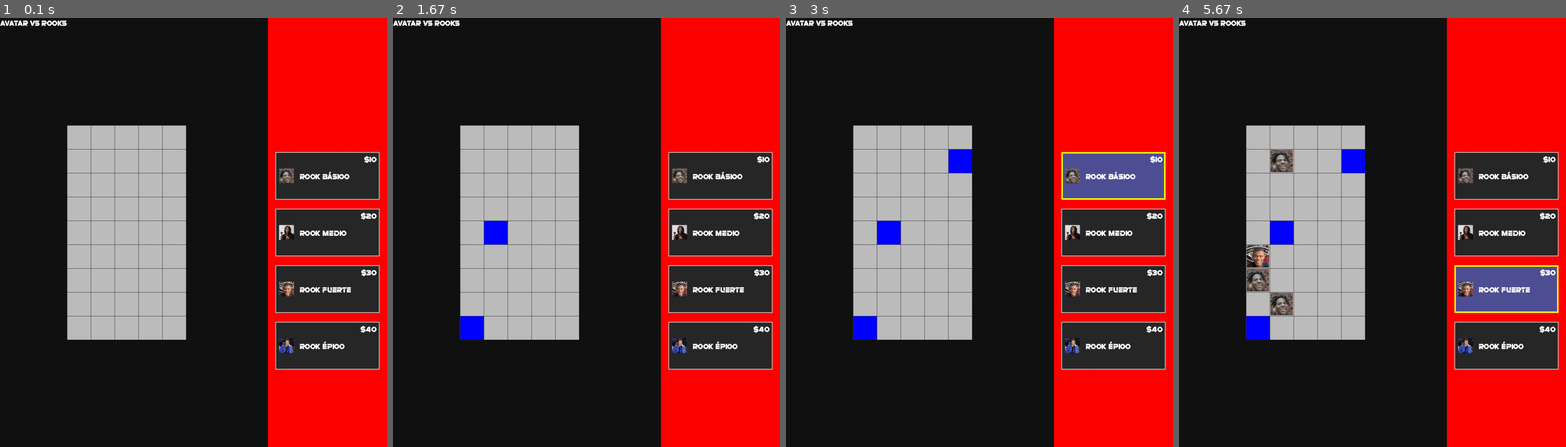
Above: before the commit, frames 1-4 (left to right).
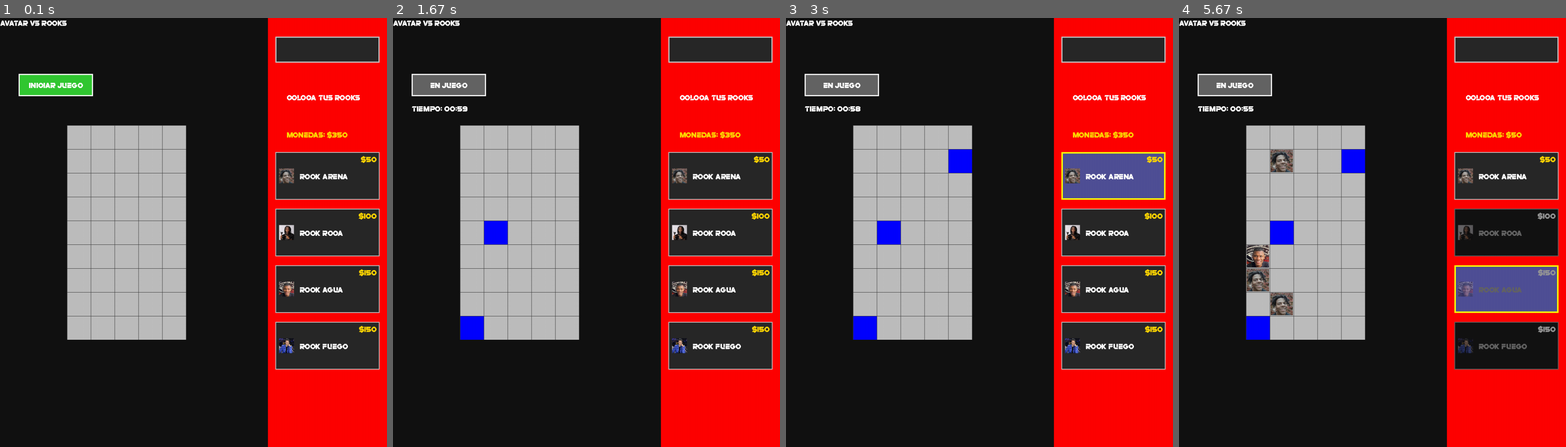
Above: after the commit, the same moments.

Repository: Otagoat14/AvatarVsRooksV2
Game: pygame game, started from Logica_juego.py
Two runs of this game, one before a commit and one after it. Both use one fixed random seed, a clock stepped at 60 frames per second and the inputs below.
Inputs (mouse positions are in pixels of both pictures, inside the frame that each line leads up to):
- Up to frame 1 (0.1 s): no input
- Up to frame 2 (1.67 s): click (447, 86) at 0.38 s, where only the run after the commit has a clickable "INICIAR JUEGO"; click (493, 236) at 0.72 s; click (466, 331) at 1.05 s; right-click (493, 146) at 1.38 s
- Up to frame 3 (3 s): click (967, 159) at 2.22 s; click (1080, 301) at 2.55 s; click (1080, 193) at 2.88 s
- Up to frame 4 (5.67 s): click (1244, 275) at 3.22 s; click (1453, 155) at 3.55 s; click (1279, 309) at 4.38 s; click (1287, 155) at 4.72 s; click (1476, 279) at 5.05 s; click (1252, 258) at 5.38 s

The runs differ from the first frame. In frame 1, 3.4% of the frame differs, in the area x 4-99%, y 4-78%; in frame 2, 3.6%; in frame 3, 3.6%; in frame 4, 4.5%, in the area x 4-99%, y 4-82%.

Commit message:
Se annadio el control de pagos y el contador

Diff:
--- a/Logica_juego.py
+++ b/Logica_juego.py
@@ -1,4 +1,5 @@
 import pygame
+import time
 from sys import exit
 
 #------CONSTANTES--------
@@ -28,6 +29,10 @@
 #Matriz con None para que podamos personalizarla
 matriz = [[VACIO for c in range(COLUMNAS)] for f in range(FILAS)]
 print(matriz)
+
+# ========== NUEVO: SISTEMA DE MONEDAS ==========
+# Esta variable guarda las monedas actuales del jugador
+monedas_jugador = 350  # El jugador empieza con 350 monedas
 
 #------------------------------
 
@@ -49,6 +54,13 @@
 
 titulo_juego = fuente_texto.render("Avatar vs rooks", False, "White")
 item_seleccionado = None
+
+nivel_dificultad = "Facil"
+juego_iniciado = False
+tiempo_restante = 0
+tiempo_inicio = 0
+
+
 
 # Aquí cargamos las imágenes y las escalamos al tamaño de la celda
 def cargar_imagen_rook(ruta, tamaño):
@@ -65,31 +77,31 @@
 #Esto se cambiaria con la logica de los avatars
 rooks_info = [
     {
-        "precio": 10,
+        "precio": 50,
         "color": (100, 200, 255),
         "tipo": ROOK_TIPO_1,
-        "nombre": "Rook Básico",
+        "nombre": "Rook Arena",
         "ruta_imagen": "Imagenes/rook1.jpg"
     },
     {
-        "precio": 20,
+        "precio": 100,
         "color": (100, 255, 100),
         "tipo": ROOK_TIPO_2,
-        "nombre": "Rook Medio",
+        "nombre": "Rook Roca",
         "ruta_imagen": "Imagenes/rook2.jpg"
     },
     {
-        "precio": 30,
+        "precio": 150,
         "color": (255, 100, 100),
         "tipo": ROOK_TIPO_3,
-        "nombre": "Rook Fuerte",
+        "nombre": "Rook Agua",
         "ruta_imagen": "Imagenes/rook3.jpg"
     },
     {
-        "precio": 40,
+        "precio": 150,
         "color": (255, 255, 100),
         "tipo": ROOK_TIPO_4,
-        "nombre": "Rook Épico",
+        "nombre": "Rook Fuego",
         "ruta_imagen": "Imagenes/rook4.jpg"
     }
 ]
@@ -147,6 +159,119 @@
         pygame.draw.line(campo_matriz, LINEA, (0, posicion_y), (ANCHO, posicion_y), 1)
 
 
+
+def gastar_monedas(cantidad):
+    global monedas_jugador
+
+    if monedas_jugador >= cantidad:
+        monedas_jugador -= cantidad
+        return True
+    else:
+        return False
+
+
+#Esto es para que cuando matemos enemigos y suelten monedas se agreguen a la cuenta
+def agregar_monedas(cantidad):
+    global monedas_jugador
+    monedas_jugador += cantidad
+
+def obtener_tiempo_nivel(nivel):
+    """
+    Retorna el tiempo en segundos según el nivel de dificultad.
+    Facil: 60 segundos (1 minuto)
+    Medio: 75 segundos (25% más que fácil)
+    Dificil: 93 segundos (25% más que medio, redondeado)
+    """
+    if nivel == "Facil":
+        return 60
+    elif nivel == "Medio":
+        return int(60 * 1.25)  # 75 segundos
+    elif nivel == "Dificil":
+        return int(60 * 1.25 * 1.25)  # 93 segundos
+    else:
+        return 60  # Por defecto
+
+# Función para iniciar el juego
+def iniciar_juego(nivel_dificultad):
+    """Inicia el contador del juego según la dificultad"""
+    global juego_iniciado, tiempo_restante, tiempo_inicio
+
+    juego_iniciado = True
+    tiempo_restante = obtener_tiempo_nivel(nivel_dificultad)
+    tiempo_inicio = time.time()
+    print(f"Juego iniciado en nivel {nivel_dificultad}: {tiempo_restante} segundos")
+
+# Función para actualizar el contador
+def actualizar_contador():
+    """Actualiza el tiempo restante del contador"""
+    global tiempo_restante, juego_iniciado
+
+    if juego_iniciado and tiempo_restante > 0:
+        tiempo_actual = time.time()
+        tiempo_transcurrido = int(tiempo_actual - tiempo_inicio)
+        tiempo_calculado = obtener_tiempo_nivel(nivel_dificultad) - tiempo_transcurrido
+
+        if tiempo_calculado != tiempo_restante:
+            tiempo_restante = max(0, tiempo_calculado)
+
+        # Si el tiempo llegó a 0, el juego termina
+        if tiempo_restante == 0:
+            print("¡Tiempo terminado!")
+            # Aquí puedes agregar lógica de fin de juego
+
+    return tiempo_restante
+
+# Función para dibujar el contador en pantalla
+def dibujar_contador(pantalla, fuente, x, y):
+    """Dibuja el contador en formato MM:SS"""
+    mins, secs = divmod(tiempo_restante, 60)
+    texto_tiempo = f"Tiempo: {mins:02d}:{secs:02d}"
+
+    # Color según tiempo restante
+    if tiempo_restante > 30:
+        color = (255, 255, 255)  # Blanco
+    elif tiempo_restante > 10:
+        color = (255, 200, 0)    # Amarillo
+    else:
+        color = (255, 50, 50)    # Rojo
+
+    superficie_tiempo = fuente.render(texto_tiempo, False, color)
+    pantalla.blit(superficie_tiempo, (x, y))
+
+# Función para dibujar el botón de iniciar
+def dibujar_boton_iniciar(pantalla, fuente, x, y, ancho, alto):
+    """Dibuja el botón de iniciar"""
+    boton_rect = pygame.Rect(x, y, ancho, alto)
+
+    # Color del botón
+    if not juego_iniciado:
+        color_boton = (50, 200, 50)  # Verde
+        texto = "INICIAR JUEGO"
+    else:
+        color_boton = (100, 100, 100)  # Gris (deshabilitado)
+        texto = "EN JUEGO"
+
+    # Dibujar el botón
+    pygame.draw.rect(pantalla, color_boton, boton_rect)
+    pygame.draw.rect(pantalla, (255, 255, 255), boton_rect, 3)
+
+    # Dibujar el texto centrado
+    superficie_texto = fuente.render(texto, False, (255, 255, 255))
+    texto_x = x + (ancho - superficie_texto.get_width()) // 2
+    texto_y = y + (alto - superficie_texto.get_height()) // 2
+    pantalla.blit(superficie_texto, (texto_x, texto_y))
+
+    return boton_rect
+
+# Función para verificar si se hizo clic en el botón
+def verificar_click_boton(boton_rect, mouse_x, mouse_y):
+    """Verifica si se hizo clic dentro del botón"""
+    return boton_rect.collidepoint(mouse_x, mouse_y)
+
+
+
+
+
 def dibujar_tienda():
     campo_tienda.fill("Red")
 
@@ -156,38 +281,71 @@
     alto_cuadro_item = 128
     espaciado = 24
 
+    fondo_monedas = pygame.Rect(20, 50, ANCHO - 40, 70)
+    pygame.draw.rect(campo_tienda, (40, 40, 40), fondo_monedas)
+    pygame.draw.rect(campo_tienda, (200, 200, 200), fondo_monedas, 3)
+
+    # Texto de monedas
+    texto_monedas = fuente_texto.render(f"Monedas: ${monedas_jugador}", False, (255, 215, 0))
+    campo_tienda.blit(texto_monedas, (50, 300))
+
+    # Leyenda
+    texto_leyenda = fuente_texto.render("Coloca tus rooks", False, "White")
+    campo_tienda.blit(texto_leyenda, (50, 200))
+
+    #Dibujar las 4 rooks de la tieda
     for i in range(4):
         y = inicio_y + i * (alto_cuadro_item + espaciado)
         rect = pygame.Rect(espacio_x, y, ancho_cuadro_item, alto_cuadro_item)
+
+        #ver si puede comprar
+        puede_comprar = monedas_jugador >= rooks_info[i]["precio"]
 
         if item_seleccionado == i:
             pygame.draw.rect(campo_tienda, (80, 80, 150), rect)
             pygame.draw.rect(campo_tienda, (255, 255, 0), rect, 4)
         else:
-            pygame.draw.rect(campo_tienda, (40, 40, 40), rect)
-            pygame.draw.rect(campo_tienda, (200, 200, 200), rect, 2)
+            # Si no puede comprar dibujar con color más oscuro, es solo estetico
+            if not puede_comprar:
+                pygame.draw.rect(campo_tienda, (20, 20, 20), rect)
+                pygame.draw.rect(campo_tienda, (100, 100, 100), rect, 2)
+            else:
+                pygame.draw.rect(campo_tienda, (40, 40, 40), rect)
+                pygame.draw.rect(campo_tienda, (200, 200, 200), rect, 2)
 
         tamaño_preview = 40
         preview_x = espacio_x + 10
         preview_y = y + (alto_cuadro_item // 2) - (tamaño_preview // 2)
 
-        # Si hay imagen preview, dibujarla
+        # Si hay imagen se dibuja si no se hace unos rectangulos de colores
         if rooks_info[i]["imagen_preview"] is not None:
-            campo_tienda.blit(rooks_info[i]["imagen_preview"], (preview_x, preview_y))
+
+            #Dibujar todo mas oscuro en caso de que no se pueda comprar
+            if not puede_comprar:
+                # Crear una copia de la imagen transparente
+                imagen_oscura = rooks_info[i]["imagen_preview"].copy()
+                imagen_oscura.set_alpha(100)
+                campo_tienda.blit(imagen_oscura, (preview_x, preview_y))
+            else:
+                campo_tienda.blit(rooks_info[i]["imagen_preview"], (preview_x, preview_y))
         else:
             # Si no hay imagen, dibujar el cuadrito de color como antes
-            pygame.draw.rect(campo_tienda, rooks_info[i]["color"],
+            color_item = rooks_info[i]["color"] if puede_comprar else (50, 50, 50)
+            pygame.draw.rect(campo_tienda, color_item,
                             (preview_x, preview_y, tamaño_preview, tamaño_preview))
             pygame.draw.rect(campo_tienda, (200, 200, 200),
                             (preview_x, preview_y, tamaño_preview, tamaño_preview), 2)
 
-
-        texto_precio = fuente_texto.render(f"${rooks_info[i]['precio']}", False, "White")
+        # Precio (cambiar color si no puede comprar)
+        color_precio = (255, 215, 0) if puede_comprar else (150, 150, 150)
+        texto_precio = fuente_texto.render(f"${rooks_info[i]['precio']}", False, color_precio)
         px = rect.right - texto_precio.get_width() - 8
         py = rect.top + 6
         campo_tienda.blit(texto_precio, (px, py))
 
-        texto_nombre = fuente_texto.render(rooks_info[i]['nombre'], False, "White")
+        # Nombre del rook
+        color_nombre = "White" if puede_comprar else (100, 100, 100)
+        texto_nombre = fuente_texto.render(rooks_info[i]['nombre'], False, color_nombre)
         nombre_x = preview_x + tamaño_preview + 15
         nombre_y = y + (alto_cuadro_item // 2) - (texto_nombre.get_height() // 2)
         campo_tienda.blit(texto_nombre, (nombre_x, nombre_y))
@@ -203,7 +361,7 @@
     local_x = mouse_x - posicion_tienda_x
     local_y = mouse_y - posicion_tienda_y
 
-    # Si el click no está dentro de campo_tienda, retornamos None
+    # Si el click no está dentro de campo_tienda
     if local_x < 0 or local_x > ANCHO or local_y < 0 or local_y > ALTO * 2:
         return None
 
@@ -227,6 +385,13 @@
 
 def juego():
     global item_seleccionado
+    global nivel_dificultad
+
+
+    boton_x = 50
+    boton_y = 150
+    boton_ancho = 200
+    boton_alto = 60
 
     while True:
         for event in pygame.event.get():
@@ -237,14 +402,25 @@
             elif event.type == pygame.MOUSEBUTTONDOWN:
                 mouse_x, mouse_y = pygame.mouse.get_pos()
 
-                #Click en la tienda
+                # Verificar clic en botón iniciar
+                if event.button == 1:
+                    boton_rect = pygame.Rect(boton_x, boton_y, boton_ancho, boton_alto)
+                    if verificar_click_boton(boton_rect, mouse_x, mouse_y) and not juego_iniciado:
+                        iniciar_juego(nivel_dificultad)
+
+                # ========== CLICK EN LA TIENDA ==========
                 item_clickeado = obtener_item_clickeado(mouse_x, mouse_y)
                 if item_clickeado is not None:
-
-                    item_seleccionado = item_clickeado
-                    print(f"Item seleccionado: {rooks_info[item_clickeado]['nombre']}")
-
-                #click en la matriz
+                    # ========== NUEVO: VERIFICAR SI PUEDE COMPRAR ==========
+                    precio = rooks_info[item_clickeado]["precio"]
+                    if monedas_jugador >= precio:
+                        item_seleccionado = item_clickeado
+                        print(f"Item seleccionado: {rooks_info[item_clickeado]['nombre']}")
+                    else:
+                        print(f"¡No tienes suficientes monedas para seleccionar {rooks_info[item_clickeado]['nombre']}!")
+                        print(f"Necesitas ${precio}, tienes ${monedas_jugador}")
+
+                # ========== CLICK EN LA MATRIZ ==========
                 local_x_campo_matriz = mouse_x - 180
                 local_y_campo_matriz = mouse_y - ALTO_MAPA_CENTRADO
 
@@ -253,17 +429,39 @@
                     fila = local_y_campo_matriz // TAMAÑO_CELDA
                     columna = local_x_campo_matriz // TAMAÑO_CELDA
 
-
+                    # Click izquierdo: colocar rook
                     if event.button == 1:
-                    #Colocar rook
                         if item_seleccionado is not None:
-                            matriz[fila][columna] = rooks_info[item_seleccionado]["tipo"]
+                            # ========== NUEVO: GASTAR MONEDAS AL COLOCAR ==========
+                            precio = rooks_info[item_seleccionado]["precio"]
+
+                            # Intentar gastar las monedas
+                            if gastar_monedas(precio):
+                                # Si se pudo gastar, colocar el rook
+                                matriz[fila][columna] = rooks_info[item_seleccionado]["tipo"]
+                                print(f"Rook colocado en fila {fila}, columna {columna}")
+                            else:
+                                print("¡No se pudo colocar el rook! No tienes suficientes monedas")
                         else:
+                            # Si no hay nada seleccionado, ponemos OCUPADA sin costo
                             matriz[fila][columna] = OCUPADA
 
-                    #para borrar cojn click derecho
+                    # Click derecho: borrar
                     elif event.button == 3:
+                        # ========== NUEVO: DEVOLVER MONEDAS AL BORRAR UN ROOK ==========
+                        valor_celda = matriz[fila][columna]
+
+                        # Si hay un rook en esta celda, devolver sus monedas
+                        if valor_celda != VACIO and valor_celda != OCUPADA:
+                            for rook in rooks_info:
+                                if rook["tipo"] == valor_celda:
+                                    agregar_monedas(rook["precio"])
+                                    print(f"Rook removido. Monedas devueltas: ${rook['precio']}")
+                                    break
+
                         matriz[fila][columna] = VACIO
+            if juego_iniciado :
+                actualizar_contador()
 
         pantalla.fill((18, 18, 18))
 
@@ -275,6 +473,11 @@
 
         pantalla.blit(titulo_juego, (0, 0))
 
+        boton_rect = dibujar_boton_iniciar(pantalla, fuente_texto, boton_x, boton_y, boton_ancho, boton_alto)
+
+        if juego_iniciado:
+            dibujar_contador(pantalla, fuente_texto, boton_x, boton_y + 80)
+
         pygame.display.update()
         reloj.tick(60)
 
